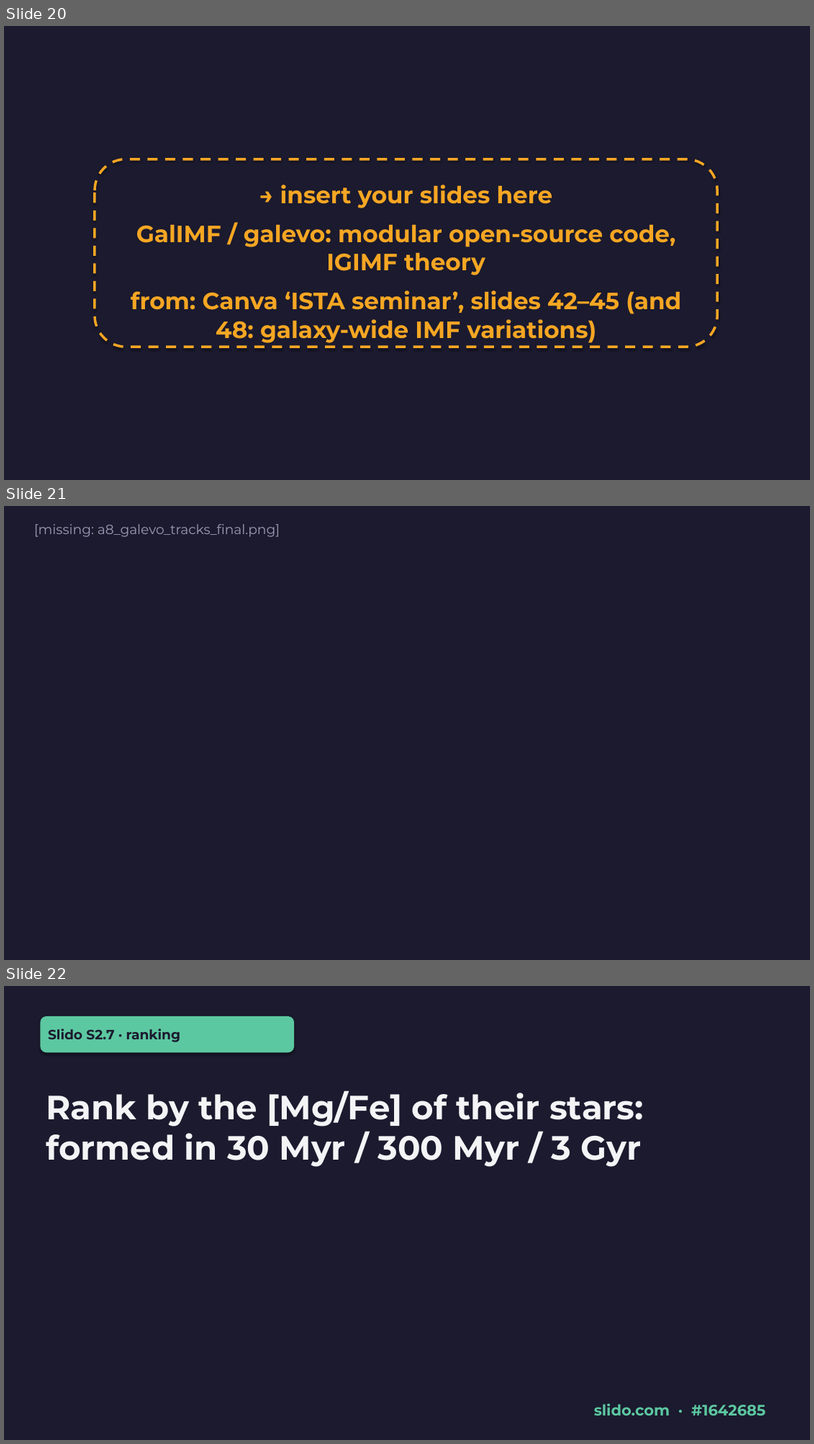
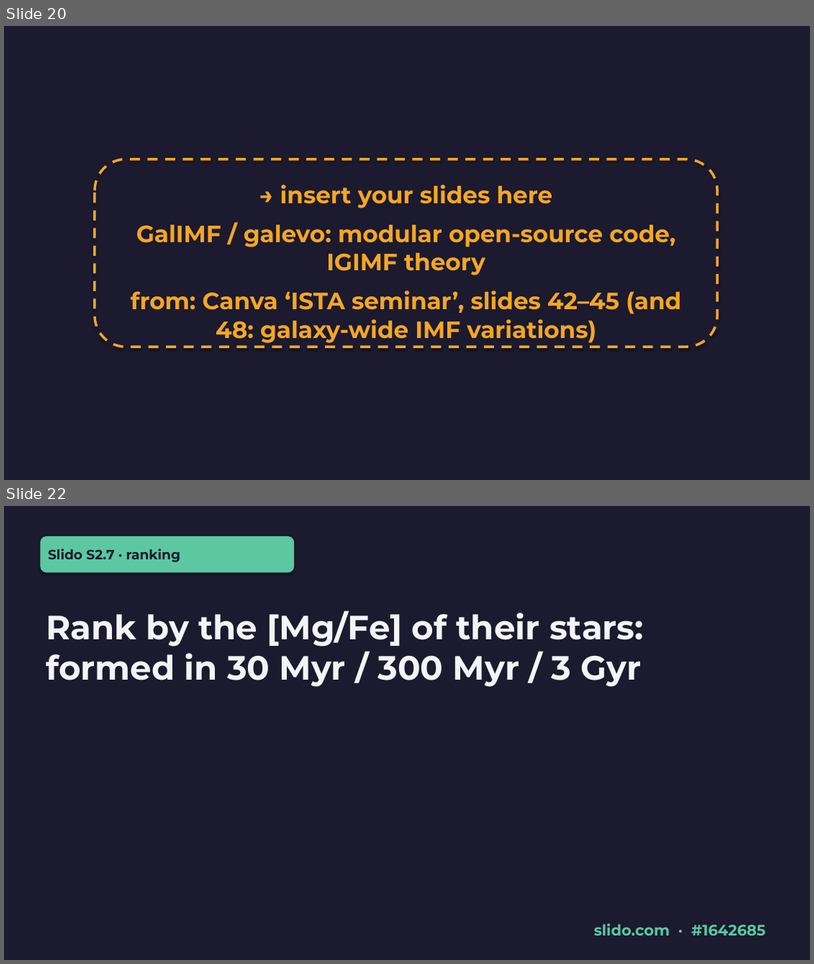
Before and after one commit to Azeret/stellar-populations-lectures, a slide deck: slides/lecture2_chemical_evolution.pptx. Shown one above the other, each under a label of ours: slides 20, 21 and 22 before the commit, slides 20 and 22 after it; the slides between them are not shown. The pictures are 814x1444 and 814x964 pixels, drawn with LibreOffice and Linux fonts; fonts in the diff are those of the drawing. Boxes give left, top, right and bottom in pixels: in the first picture for what was removed or moved away, otherwise in the second. Text is boxed around its words. In the diff, an @@ line names an element or a change of style, - is before the commit and + after.

```diff
--- a/slides/lecture2_chemical_evolution.pptx
+++ b/slides/lecture2_chemical_evolution.pptx
@@ slide 21 removed at bbox=[4, 506, 810, 960], background #1B1A2E @@
@@ text removed at bbox=[34, 524, 280, 537] @@
-[missing: a8_galevo_tracks_final.png]
```
Also in this commit, not shown: 1 slide added, 5 other files.
